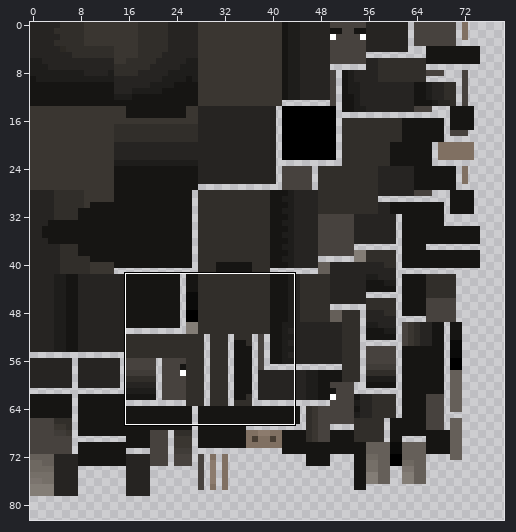
Two versions of one sprite sheet, Models/Enemies/Trundle Boar_0.png. Above: a wide view before the commit, with the close-up outlined.
Close-up. Old version:
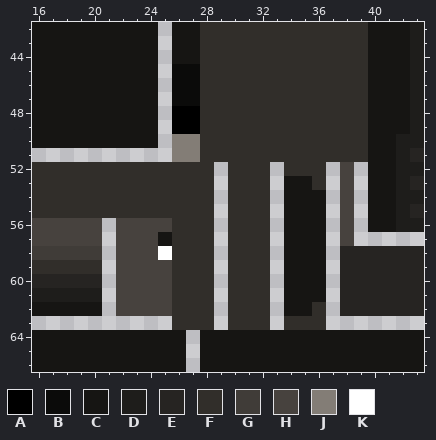
The file is 128x128 pixels. Colours within 5 levels of each other are drawn and written as one. Shown: x 16..43, y 42..66. The wide view leaves out empty margins.
Palette (. is transparent): A #000000  B #0b0b0a  C #161513  D #1e1d1b  E #262422  F #312e2a  G #403c38  H #47423e  J #837d76  K #ffffff
Pixels before, first column x 16:
42 CCCCCCCCC.CCFFFFFFFFFFFFCCCD
43 CCCCCCCCC.CCFFFFFFFFFFFFCCCD
44 CCCCCCCCC.CCFFFFFFFFFFFFCCCD
45 CCCCCCCCC.BBFFFFFFFFFFFFCCCD
46 CCCCCCCCC.BBFFFFFFFFFFFFCCCD
47 CCCCCCCCC.BBFFFFFFFFFFFFCCCD
48 CCCCCCCCC.AAFFFFFFFFFFFFCCCD
49 CCCCCCCCC.AAFFFFFFFFFFFFCCCD
50 CCCCCCCCC.JJFFFFFFFFFFFFCCDD
51 ..........JJFFFFFFFFFFFFCCDE
52 FFFFFFFFFFFFF.FFF.FFF.H.CCDD
53 FFFFFFFFFFFFF.FFF.CCF.H.CCDE
54 FFFFFFFFFFFFF.FFF.CCC.H.CCDD
55 FFFFFFFFFFFFF.FFF.CCC.H.CCDE
56 HHHHH.HHHHFFF.FFF.CCC.H.CCDD
57 HHHHH.HHHCFFF.FFF.CCC.H.....
58 GGGGG.HHHKFFF.FFF.CCC.EEEEEE
59 FFFFF.HHHHFFF.FFF.CCC.EEEEEE
60 EEEEE.HHHHFFF.FFF.CCC.EEEEEE
61 DDDDD.HHHHFFF.FFF.CCC.EEEEEE
62 CCCCC.HHHHFFF.FFF.CCF.EEEEEE
63 ..........FFF.FFF.FFF.......
64 CCCCCCCCCCC.CCCCCCCCCCCCCCCC
65 CCCCCCCCCCC.CCCCCCCCCCCCCCCC
66 CCCCCCCCCCC.CCCCCCCCCCCCCCCC
After:
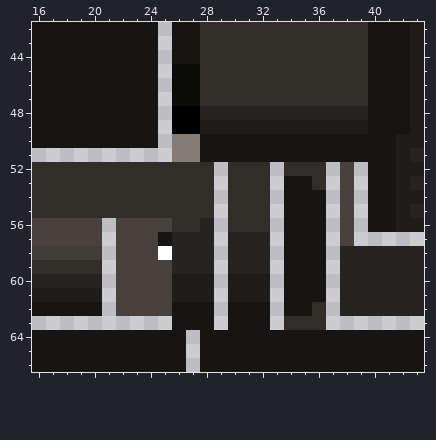
Change:
Colour C replaces colour F in rows 50 to 51 at x 28 to 39; in rows 62 to 63 at x 26 to 28 and 30 to 32.
Colour D replaces colour F in row 49 at x 28 to 39; in rows 60 to 61 at x 26 to 28 and 30 to 32.
Colour E replaces colour F in row 48 at x 28 to 39; in row 56 at x 28; in rows 57 to 59 at x 26 to 28 and 30 to 32.
Boxes around the changes in both close-ups, in picture pixels (x1, y1, x2, y2):
changed: (172, 106, 368, 330)
